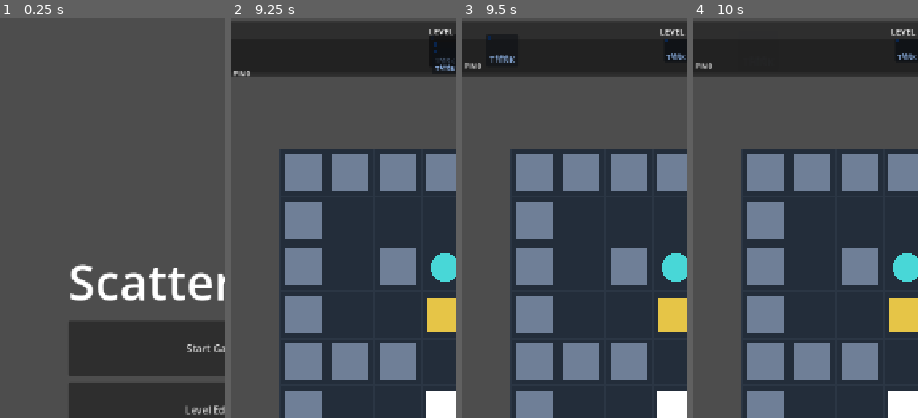
Above: before the commit, frames 1-4 (left to right).
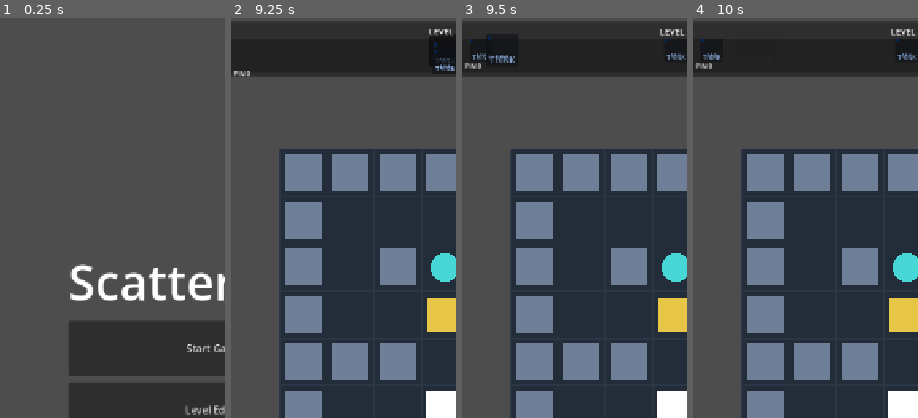
Above: after the commit, the same moments.

Repository: hszqf/Scatterbrain
Game: Godot game, scene res://scenes/app/App.tscn
Same seed, same stepped clock (60 frames per second), same inputs: the game is played once before the commit and once after it.
Inputs (mouse positions are % of the whole screen's width and height, from its top left):
- Up to frame 1 (0.25 s): no input
- Up to frame 2 (9.25 s): click "Start Game" at 0.5 s; click "UP" at 1.25 s; click "LT" at 2 s; click "RT" at 2.75 s; click "DN" at 3.5 s; click "REST" at 4.25 s; click "RST" at 5 s; click "LOG" at 5.75 s; tap Enter at 6.5 s; move the mouse to (45, 70) at 6.52 s; hold Up (move_up) 6.53-7.25 s; tap Space (empty_change) at 6.6, 8.1 s; click (45, 70) at 6.67 s; tap R (restart_level) at 7.25, 8.75 s; drag from (80, 65) to (45, 70) at 7.27 s; move the mouse to (20, 35) at 8.02 s; hold Left (move_left) 8.03-8.75 s; drag from (55, 50) to (20, 35) at 8.77 s
- Up to frame 3 (9.5 s): no input
- Up to frame 4 (10 s): move the mouse to (35, 25) at 9.52 s; hold Down (move_down) from 9.53 s (still down); tap Space (empty_change) at 9.6 s
The pictures show only the part of the screen within x 2-52%, y 0-50%; the shares and areas given below are measured in that part.

Frames 1-2 are identical in both runs. In frame 3, less than 0.1% of the frame differs, in the area x 3-13%, y 5-11%; in frame 4, 0.1%, in the area x 3-12%, y 5-11%.

Commit message:
Fix takeover incoming badge handoff to real slot0
中文原始需求：\nScatterbrain：128 的方向对，但实现错了。现在只修一个核心问题：takeover 模式下 incoming badge 被锁在了错误位置。\n\n本次仅改 scripts/game/memory_queue_view.gd：\n- incoming_fx 默认落点优先对齐 display slot0（真实 handoff 目标）\n- takeover lock 语义改为“锁在 slot0 真实目标”，不再把 incoming 固定在 incoming_from_center\n- 当 pending incoming overlay 不在 slot0 时，补短距离 tween（takeover 时上限 0.12s）确保 queue_update 结束前到位

Diff:
--- a/scripts/game/memory_queue_view.gd
+++ b/scripts/game/memory_queue_view.gd
@@ -306,8 +306,11 @@
 	_clear_pending_incoming_overlay()
 	render_queue(current_entries, capacity, obsession_capacity)
 	await get_tree().process_frame
-	var target_index: int = resolve_incoming_slot_index(current_entries, capacity)
+	var target_index: int = 0
 	var target_slot: Panel = _slot_at_display(target_index)
+	if target_slot == null:
+		target_index = resolve_incoming_slot_index(current_entries, capacity)
+		target_slot = _slot_at_display(target_index)
 	if target_slot == null:
 		_last_animation_trace.append("queue:incoming_fx:skip_no_target")
 		return
@@ -756,9 +759,7 @@
 		or diff_classification == "pre_recompile_append_plus_evict"
 		or diff_classification == "incoming_plus_evict"
 	)
-	if lock_incoming_at_slot:
-		incoming_to_center = incoming_from_center
-		incoming_to_top_left = incoming_from_top_left
+	var incoming_needs_handoff_to_slot: bool = incoming_from_top_left.distance_to(newest_pos) > 0.01
 	var overlay_shift_starts: Array[Vector2] = []
 	var overlay_shift_afters: Array[Vector2] = []
 	for overlay: Panel in existing_overlays:
@@ -771,8 +772,11 @@
 	var move_tween: Tween = create_tween()
 	move_tween.set_parallel(true)
 	var move_time: float = maxf(push_shift_duration, 0.05)
-	if not lock_incoming_at_slot:
-		move_tween.tween_property(incoming_overlay, "position", newest_pos, move_time).set_trans(Tween.TRANS_QUAD).set_ease(Tween.EASE_OUT)
+	if incoming_needs_handoff_to_slot:
+		var incoming_move_time: float = move_time
+		if lock_incoming_at_slot:
+			incoming_move_time = minf(move_time, 0.12)
+		move_tween.tween_property(incoming_overlay, "position", newest_pos, incoming_move_time).set_trans(Tween.TRANS_QUAD).set_ease(Tween.EASE_OUT)
 	for overlay_index: int in range(existing_overlays.size()):
 		var overlay: Panel = existing_overlays[overlay_index]
 		if overlay == null:
